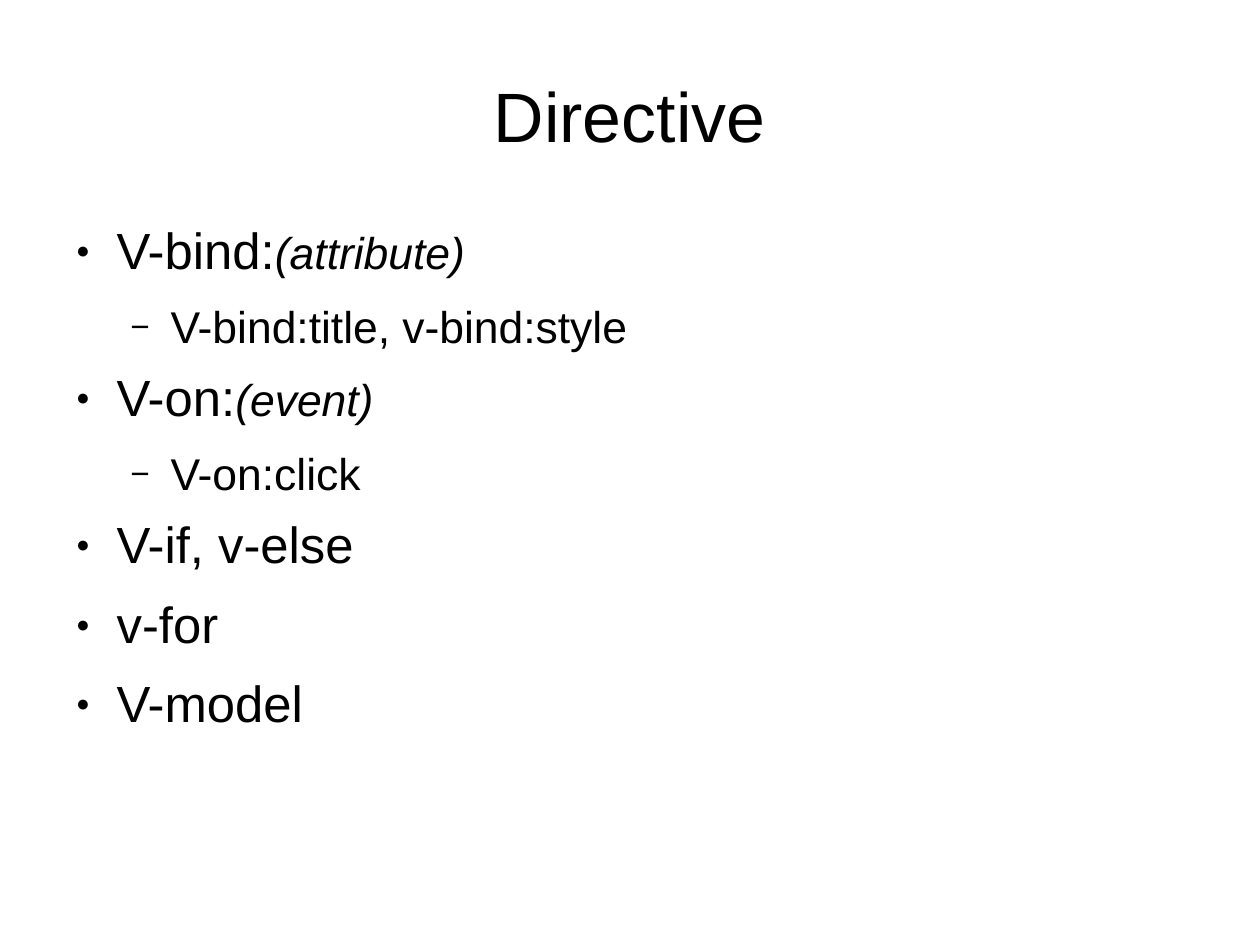
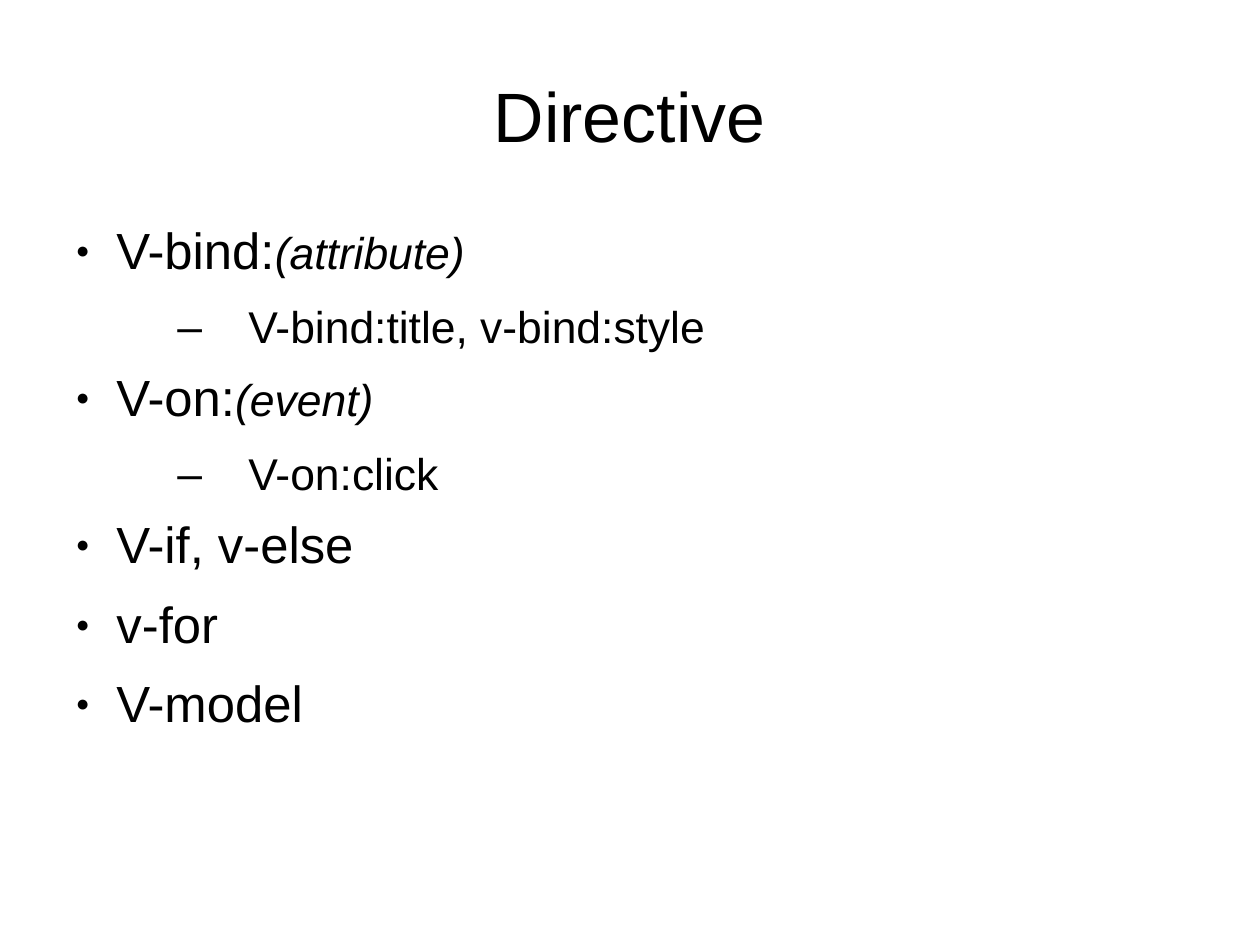
Before and after one commit to duet-ngyen/vue-learning, a slide deck: slide 3 of vuejs.ppt. Drawn at 1260x945 pixels with LibreOffice and Linux fonts; fonts in the diff are those of the drawing. Boxes give left, top, right and bottom in pixels: in the first picture for what was removed or moved away, otherwise in the second. Text is boxed around its words. In the diff, an @@ line names an element or a change of style, - is before the commit and + after.

```diff
--- a/vuejs.ppt
+++ b/vuejs.ppt
@@ text at (x1=248, y1=310, x2=705, y2=491): bullet − to – @@
```
Also in this commit, not shown: 1 other slide changed, 3 slides added, 1 other file.
